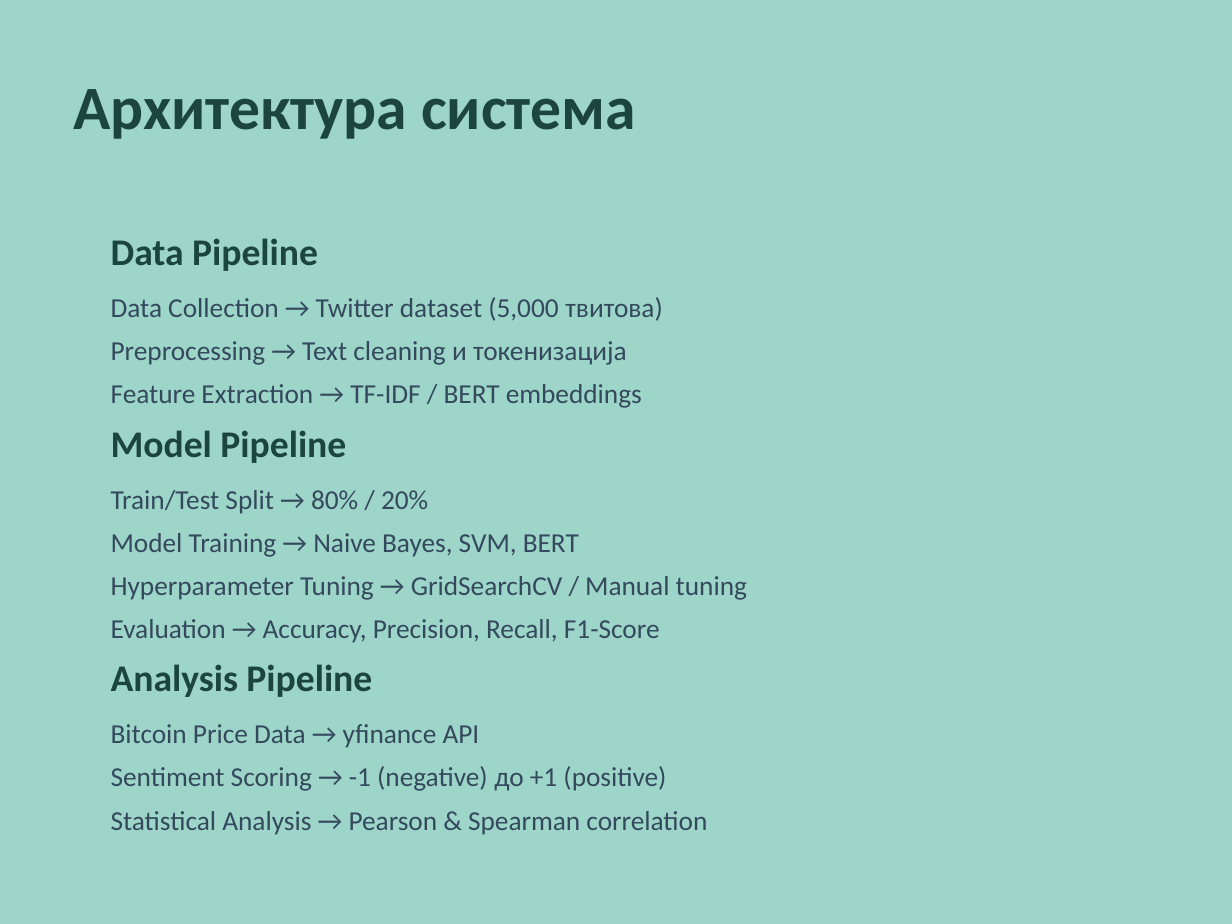
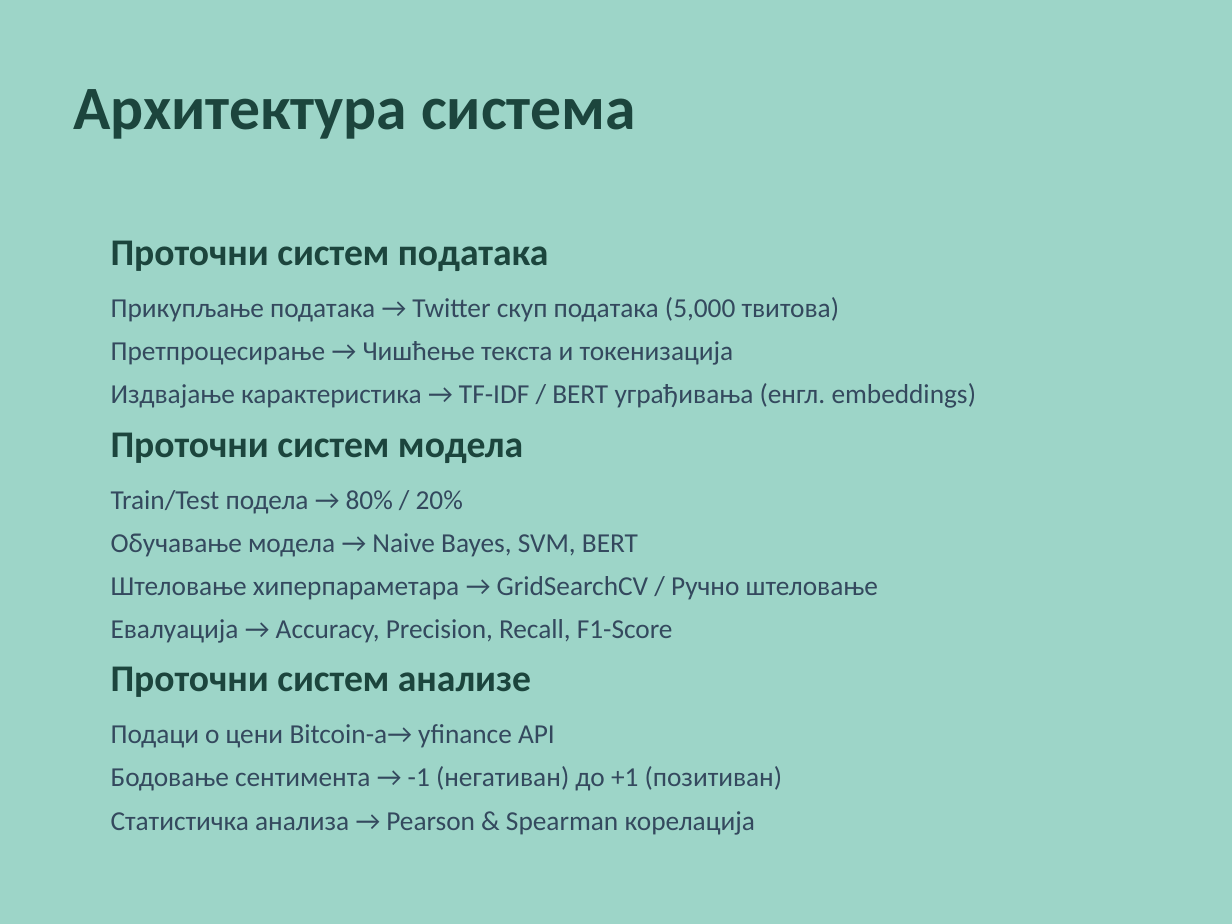
Before and after one commit to borisletic/diplomski, a slide deck: slide 8 of Prezentacija_Diplomski_Boris_Letic_RA_207_2021.pptx. Drawn at 1232x924 pixels with LibreOffice and Linux fonts; fonts in the diff are those of the drawing. Boxes give left, top, right and bottom in pixels: in the first picture for what was removed or moved away, otherwise in the second. Text is boxed around its words. In the diff, an @@ line names an element or a change of style, - is before the commit and + after.

```diff
--- a/Prezentacija_Diplomski_Boris_Letic_RA_207_2021.pptx
+++ b/Prezentacija_Diplomski_Boris_Letic_RA_207_2021.pptx
@@ text at [111, 240, 976, 835]: text changed @@
-Data Pipeline
-Data Collection → Twitter dataset (5,000 твитова)
-Preprocessing → Text cleaning и токенизација
-Feature Extraction → TF-IDF / BERT embeddings
-Model Pipeline
-Train/Test Split → 80% / 20%
-Model Training → Naive Bayes, SVM, BERT
-Hyperparameter Tuning → GridSearchCV / Manual tuning
-Evaluation → Accuracy, Precision, Recall, F1-Score
-Analysis Pipeline
-Bitcoin Price Data → yfinance API
-Sentiment Scoring → -1 (negative) до +1 (positive)
-Statistical Analysis → Pearson & Spearman correlation
+Проточни систем података
+Прикупљање података → Twitter скуп података (5,000 твитова)
+Претпроцесирање → Чишћење текста и токенизација
+Издвајање карактеристика → TF-IDF / BERT уграђивања (енгл. embeddings)
+Проточни систем модела
+Train/Test подела → 80% / 20%
+Обучавање модела → Naive Bayes, SVM, BERT
+Штеловање хиперпараметара → GridSearchCV / Ручно штеловање
+Евалуација → Accuracy, Precision, Recall, F1-Score
+Проточни систем анализе
+Подаци о цени Bitcoin-а→ yfinance API
+Бодовање сентимента → -1 (негативан) до +1 (позитиван)
+Статистичка анализа → Pearson & Spearman корелација
```
Also in this commit, not shown: 10 other slides changed, 1 other file.
